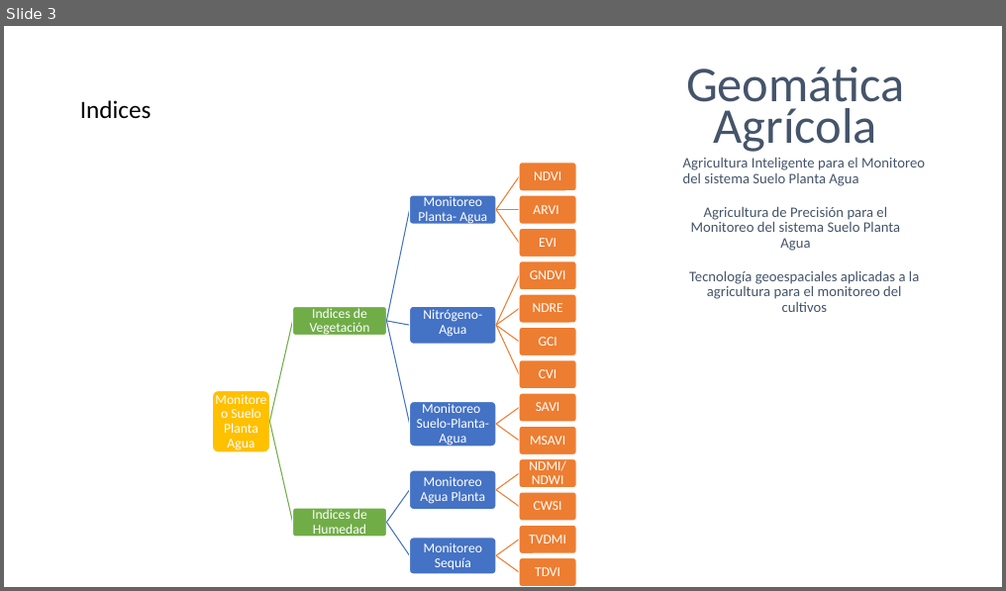
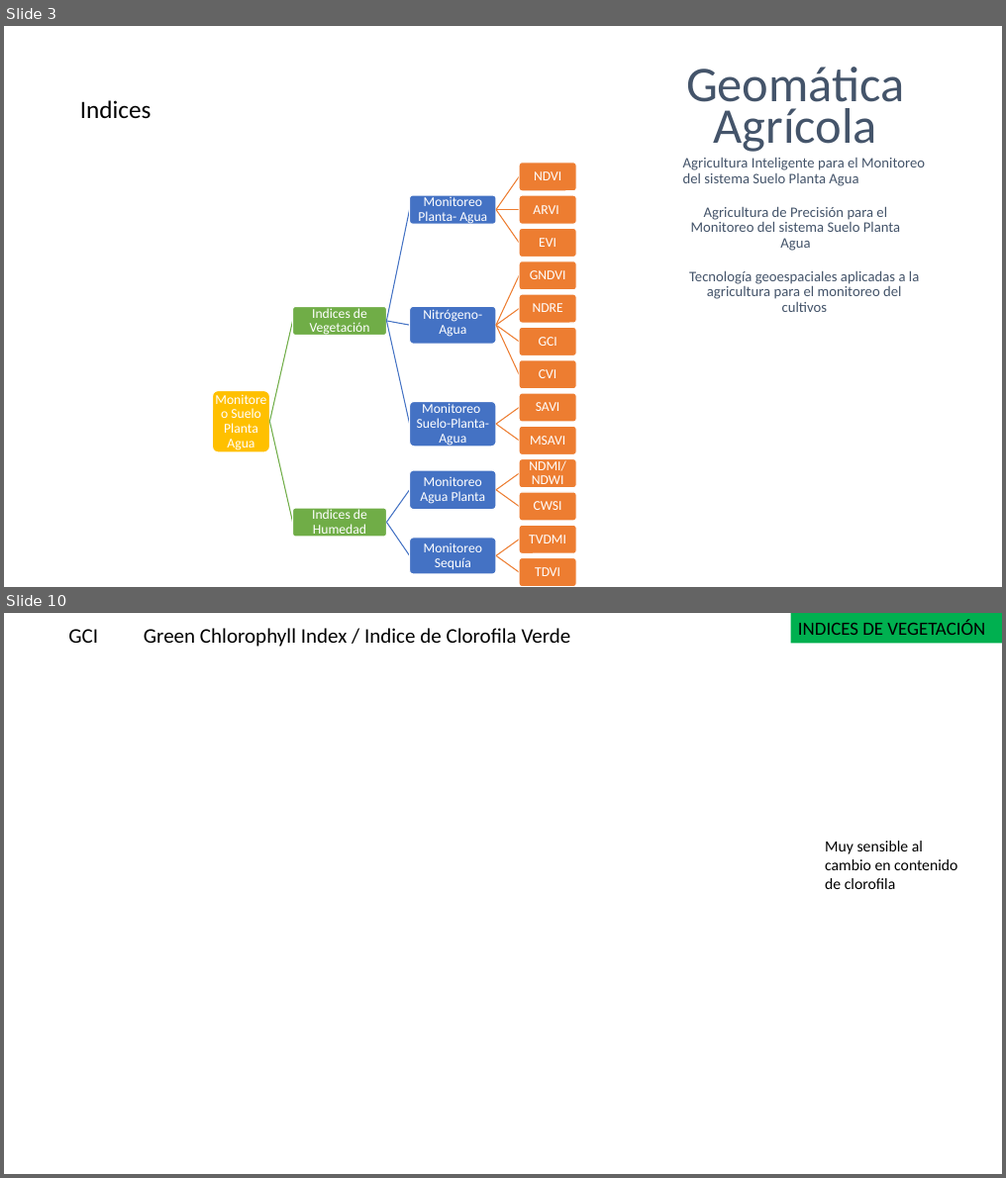
Before and after one commit to Sud-Austral/DATA-AGRO, a slide deck: Diseño/Chile/Geomática Agrícola_app.pptx. Shown one above the other, each under a label of ours: slide 3 before the commit, slides 3 and 10 after it; the slides between them are not shown. The pictures are 1006x591 and 1006x1178 pixels, drawn with LibreOffice and Linux fonts; fonts in the diff are those of the drawing; grey boxes stand for pictures. Boxes give left, top, right and bottom in pixels: in the first picture for what was removed or moved away, otherwise in the second. Text is boxed around its words. In the diff, an @@ line names an element or a change of style, - is before the commit and + after.

```diff
--- a/Diseño/Chile/Geomática Agrícola_app.pptx
+++ b/Diseño/Chile/Geomática Agrícola_app.pptx
@@ slide 10 added at (x1=4, y1=613, x2=1002, y2=1174), background #FFFFFF @@
@@ title added at (x1=68, y1=628, x2=571, y2=647), 20 pt, text #000000 @@
+GCI Green Chlorophyll Index / Indice de Clorofila Verde
@@ rectangle added at (x1=791, y1=613, x2=1002, y2=643), fill #00B050, 18 pt, text #000000 @@
+INDICES DE VEGETACIÓN
@@ text added at (x1=825, y1=841, x2=957, y2=889), 15 pt, text #000000 @@
+Muy sensible al cambio en contenido de clorofila
```
Also in this commit, not shown: 4 slides changed, 11 other slides added, 2 slides removed, 5 other files.
